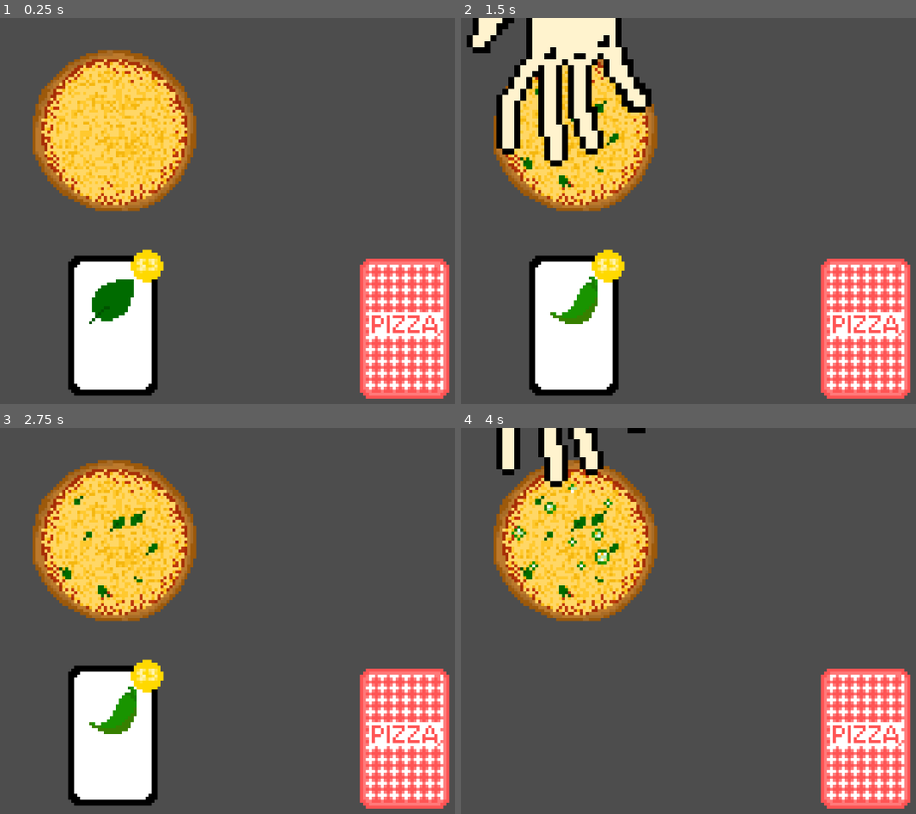
Above: before the commit, frames 1-4 (two rows, left to right).
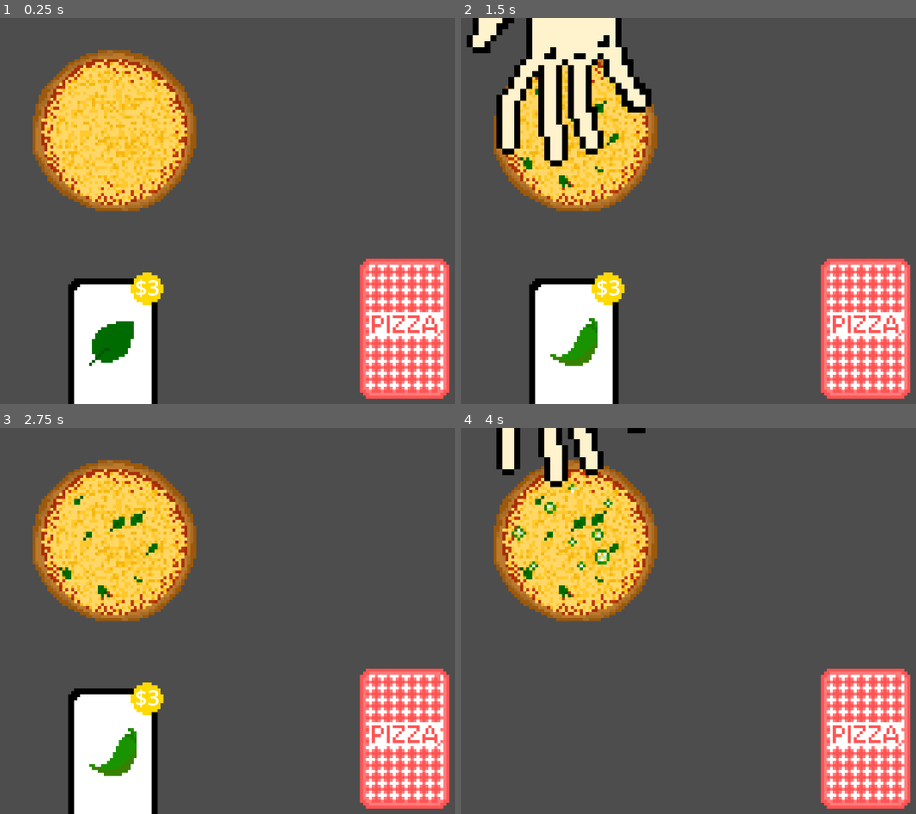
Above: after the commit, the same moments.

Repository: bstrong5923/Pizzatro
Game: Godot game, scene res://Scenes/Game.tscn
Same seed, same stepped clock (60 frames per second), same inputs: the game is played once before the commit and once after it.
Inputs (mouse positions are in pixels of both pictures, inside the frame that each line leads up to):
- Up to frame 1 (0.25 s): no input
- Up to frame 2 (1.5 s): tap Enter at 0.5 s; move the mouse to (574, 322) at 0.52 s; click (574, 322) at 0.67 s; move the mouse to (865, 326) at 1.27 s; click (865, 326) at 1.42 s
- Up to frame 3 (2.75 s): move the mouse to (182, 536) at 2.02 s; click (182, 536) at 2.17 s
- Up to frame 4 (4 s): tap Space at 2.75 s; move the mouse to (538, 698) at 2.77 s; click (538, 698) at 2.92 s; move the mouse to (779, 678) at 3.52 s; click (779, 678) at 3.67 s

The runs differ from the first frame. In frame 1, 4.1% of the frame differs, in the area x 14-37%, y 59-100%; in frame 2, 3.7%; in frame 3, 3.7%; in frame 4, nothing differs.

Commit message:
everything is scaled and label works

Diff:
--- a/Scenes/Game.tscn
+++ b/Scenes/Game.tscn
@@ -11,6 +11,7 @@
 size = Vector2(29, 47)
 
 [node name="Game" type="Node2D"]
+scale = Vector2(5, 5)
 script = ExtResource("1_7lihs")
 
 [node name="pie" parent="." instance=ExtResource("1_gl6un")]
@@ -18,7 +19,6 @@
 scale = Vector2(1, 1)
 
 [node name="Camera2D" type="Camera2D" parent="."]
-zoom = Vector2(5, 5)
 
 [node name="minis" parent="." instance=ExtResource("3_j5yw3")]
 position = Vector2(0, -27)
--- a/Scenes/card.gd
+++ b/Scenes/card.gd
@@ -1,17 +1,16 @@
-extends Sprite2D
+extends Node2D
 
 var ingredient = 0
 
 var play_timer = preload("res://Scenes/card_timer.gd")
 
-func _input(event: InputEvent) -> void:
-	if event is InputEventMouseButton and event.button_index == MOUSE_BUTTON_LEFT and event.pressed and play_timer.can_play_a_card: # on click
-		if is_pixel_opaque(get_local_mouse_position()): # was I the thing that was clicked?
-			# animation to add the ingredients
-			var hand = get_node("/root/Game/hand_animation")
-			discard_self()
-			hand.go(ingredient)
-			play_timer.cooldown()
+func _on_area_2d_input_event(viewport: Node, event: InputEvent, shape_idx: int) -> void:
+	if event is InputEventMouseButton and event.button_index == MOUSE_BUTTON_LEFT and event.pressed:
+		# animation to add the ingredients
+		var hand = get_node("/root/Game/hand_animation")
+		discard_self()
+		hand.go(ingredient)
+		play_timer.cooldown()
 
 func set_ingredient(i):
 	ingredient = i
@@ -19,7 +18,7 @@
 	var logo = $ingredient_logo
 	logo.set_ingredient(i)
 	# get the price
-	var pricetag = $PriceCircle
+	var pricetag = $price_circle
 	pricetag.set_price(3)
 
 func discard_self():
@@ -28,8 +27,13 @@
 	queue_free()
 
 func _on_area_2d_mouse_entered() -> void:
-	self.scale = Vector2(1.05,1.05)
-
+	change_scale(1.1)
 
 func _on_area_2d_mouse_exited() -> void:
-	self.scale = Vector2(1,1)
+	change_scale(1)
+
+func change_scale(n):
+	$price_circle.set_size(n)
+	$ingredient_logo.scale = Vector2(5 * n, 5 * n)
+	$blank.scale = Vector2(5 * n, 5 * n)
+	$Area2D.scale = Vector2(5 * n, 5 * n)
--- a/Scenes/card.tscn
+++ b/Scenes/card.tscn
@@ -7,12 +7,19 @@
 [ext_resource type="Texture2D" uid="uid://dbcy75wineott" path="res://Assets/Sprites/card_comps/price_circle.png" id="5_bnspj"]
 [ext_resource type="Script" uid="uid://knje4y7a1nan" path="res://Scenes/price_circle.gd" id="6_xnv4g"]
 
-[sub_resource type="RectangleShape2D" id="RectangleShape2D_eumee"]
+[sub_resource type="RectangleShape2D" id="RectangleShape2D_bnspj"]
 size = Vector2(30, 48)
 
-[node name="card" type="Sprite2D"]
+[node name="card" type="Node2D"]
+script = ExtResource("2_wf8id")
+
+[node name="Area2D" type="Area2D" parent="."]
+
+[node name="CollisionShape2D" type="CollisionShape2D" parent="Area2D"]
+shape = SubResource("RectangleShape2D_bnspj")
+
+[node name="blank" type="Sprite2D" parent="."]
 texture = ExtResource("1_brehn")
-script = ExtResource("2_wf8id")
 
 [node name="ingredient_logo" type="Sprite2D" parent="."]
 position = Vector2(0, -8)
@@ -21,15 +28,13 @@
 region_rect = Rect2(16, 0, 16, 16)
 script = ExtResource("4_eumee")
 
-[node name="PriceCircle" type="Sprite2D" parent="."]
+[node name="price_circle" type="Node2D" parent="."]
 position = Vector2(11, -20)
-texture = ExtResource("5_bnspj")
 script = ExtResource("6_xnv4g")
 
-[node name="Area2D" type="Area2D" parent="."]
+[node name="circle" type="Sprite2D" parent="price_circle"]
+texture = ExtResource("5_bnspj")
 
-[node name="CollisionShape2D" type="CollisionShape2D" parent="Area2D"]
-shape = SubResource("RectangleShape2D_eumee")
-
+[connection signal="input_event" from="Area2D" to="." method="_on_area_2d_input_event"]
 [connection signal="mouse_entered" from="Area2D" to="." method="_on_area_2d_mouse_entered"]
 [connection signal="mouse_exited" from="Area2D" to="." method="_on_area_2d_mouse_exited"]
--- a/Scenes/deck.gd
+++ b/Scenes/deck.gd
@@ -18,12 +18,15 @@
 	for ingredient in range(0,6):
 		for x in range(0,4):
 			deck.push_back(ingredient)
-	deck_remaining = deck
+	deck_remaining = []
+	for x in range(0, deck.size()):
+		deck_remaining.push_back(deck[x])
 
 func add_card():
 	var instance = card.instantiate()
 	instance.set_ingredient(pick_card())
 	instance.position = Vector2(0, 39)
+	instance.change_scale(1)
 	add_child(instance)
 	hand.push_back(instance)
 
@@ -40,11 +43,11 @@
 	for c in range(0, hand.size()):
 		@warning_ignore("integer_division")
 		if (hand.size()-1) % 2 == 0 :
-			hand[c].position.x = (30 * clamp(1.0 - (hand.size() -1) * .05 , .3 ,1.0)) * (hand.size() / (-2.0) + 0.5 * ((hand.size() + 1) % 2) + c) + (15 - clamp(c, 0, 15))
+			hand[c].position.x = 6 * ((30 * clamp(1.0 - (hand.size() -1) * .05 , .3 ,1.0)) * (hand.size() / (-2.0) + 0.5 * ((hand.size() + 1) % 2) + c) + (15 - clamp(c, 0, 15)))
 		else:
-			hand[c].position.x = (30 * clamp(1.0 - (hand.size() -1) * .05 , .3 ,1.0)) * (hand.size() / (-2.0) + 0.5 * ((hand.size() + 1) % 2) + c)
+			hand[c].position.x = 6 * ((30 * clamp(1.0 - (hand.size() -1) * .05 , .3 ,1.0)) * (hand.size() / (-2.0) + 0.5 * ((hand.size() + 1) % 2) + c))
 
-		hand[c].position.y = 37+ (2*abs((- 1* hand.size() /2.0) + c))
+		hand[c].position.y = 6 * (37+ (2*abs((- 1* hand.size() /2.0) + c)))
 		hand[c].rotation = max_rotate * (c - center_index) / center_index if center_index != 0 else 0
 
 func remove_card(index):
--- a/Scenes/price_circle.gd
+++ b/Scenes/price_circle.gd
@@ -1,14 +1,19 @@
-extends Sprite2D
+extends Node2D
 
 var price
+var label = Label.new()
 
 func set_price(p):
 	price = p
 	display_price()
 
 func display_price():
-	var label = Label.new()
 	label.text = "$" + str(price)
-	label.add_theme_font_size_override("font_size", 6)
+	set_size(1)
 	add_child(label)
-	label.position = Vector2(-3,-5)
+	label.position = Vector2(-18, -25)
+
+func set_size(n):
+	label.add_theme_font_size_override("font_size", 36 * n)
+	$circle.scale = Vector2(5 * n, 5 * n)
+	position = Vector2(11 * 5 * n, -20 * 5 * n) # (11, -20) are the default coordinates
